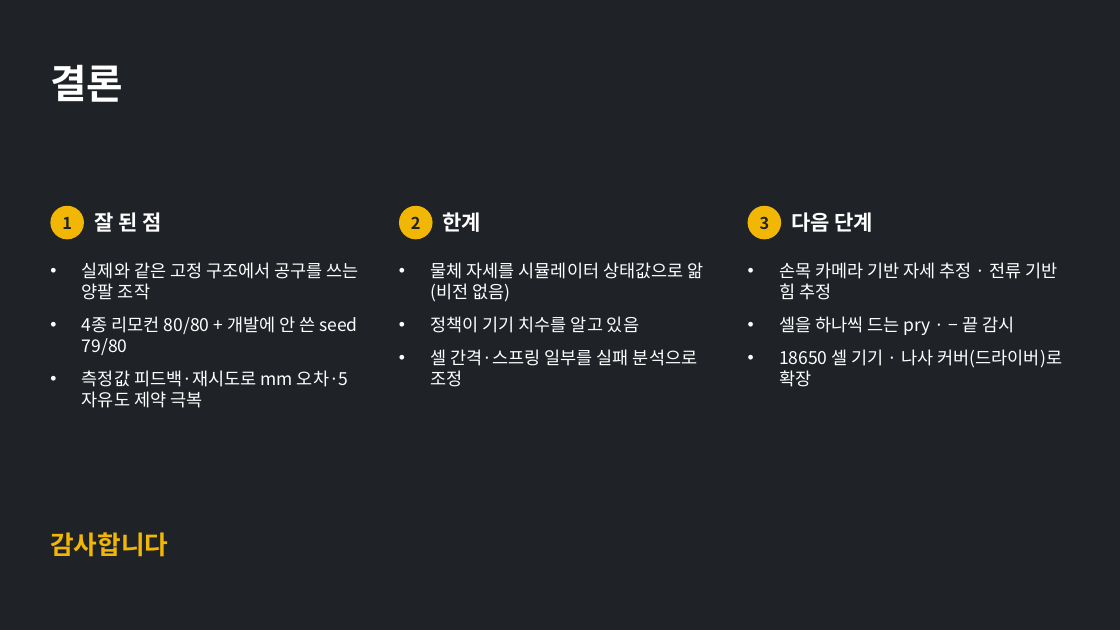
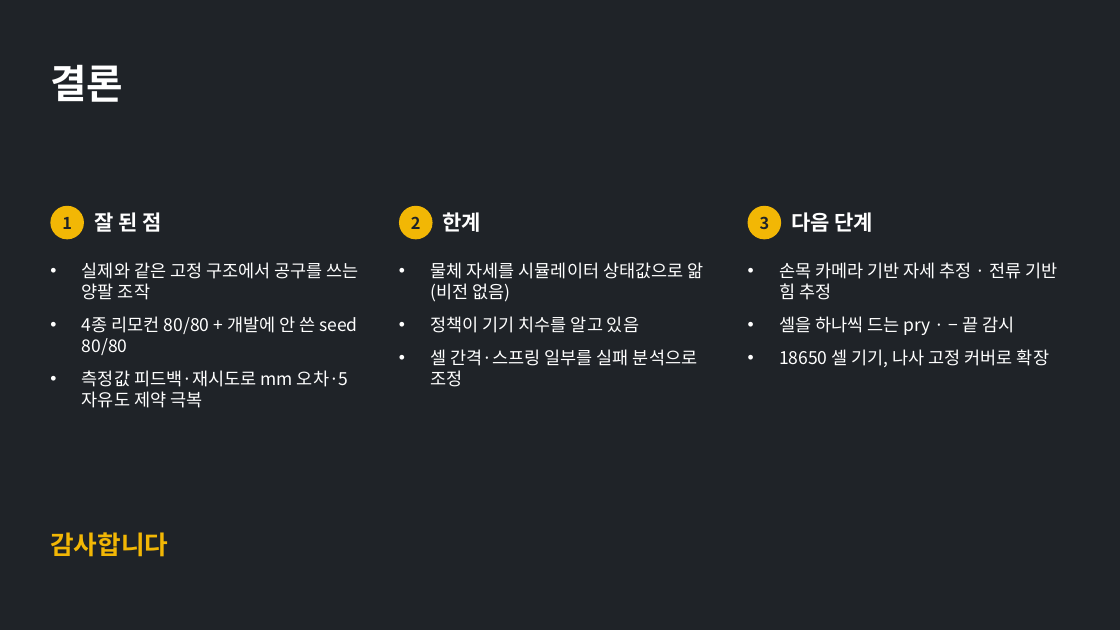
Before and after one commit to hosup0902/Artificial_intelligence_project, a slide deck: slide 12 of presentation/2024315782_이호섭_최종발표.pptx. Drawn at 1120x630 pixels with LibreOffice and Linux fonts; fonts in the diff are those of the drawing. Boxes give left, top, right and bottom in pixels: in the first picture for what was removed or moved away, otherwise in the second. Text is boxed around its words. In the diff, an @@ line names an element or a change of style, - is before the commit and + after.

```diff
--- a/presentation/2024315782_이호섭_최종발표.pptx
+++ b/presentation/2024315782_이호섭_최종발표.pptx
@@ text at (82, 316, 357, 355): text changed @@
-• 4종 리모컨 80/80 + 개발에 안 쓴 seed 79/80
+• 4종 리모컨 80/80 + 개발에 안 쓴 seed 80/80
@@ text at (779, 349, 1049, 367): text changed @@
-• 18650 셀 기기 · 나사 커버(드라이버)로 확장
+• 18650 셀 기기, 나사 고정 커버로 확장
```
Also in this commit, not shown: 4 other slides changed, 20 other files.
